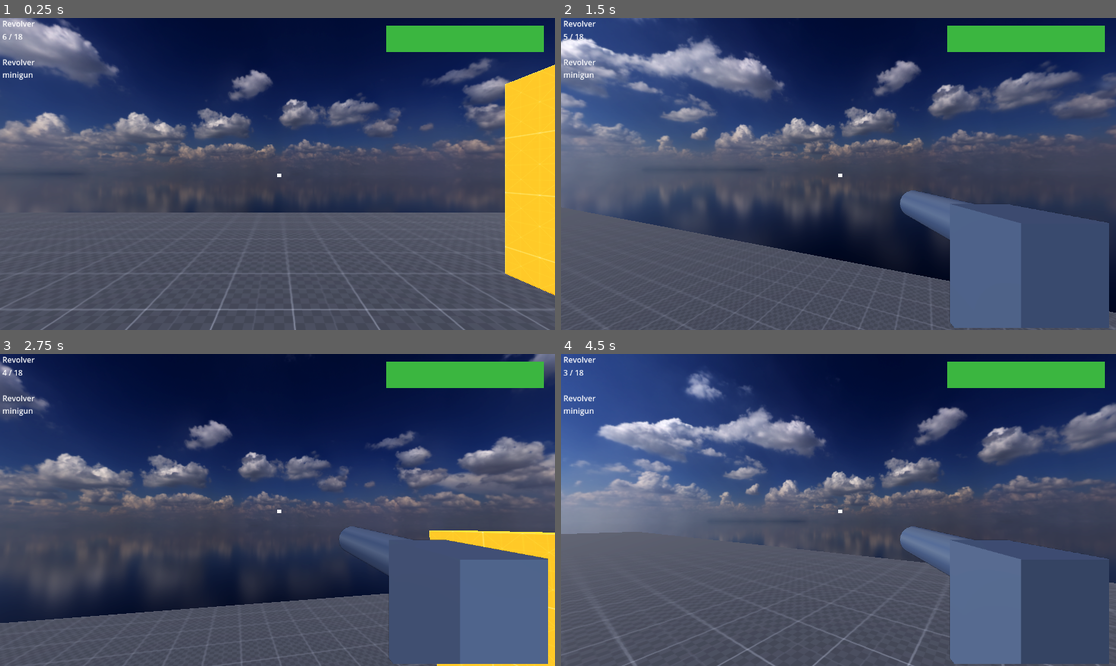
Above: before the commit, frames 1-4 (two rows, left to right).
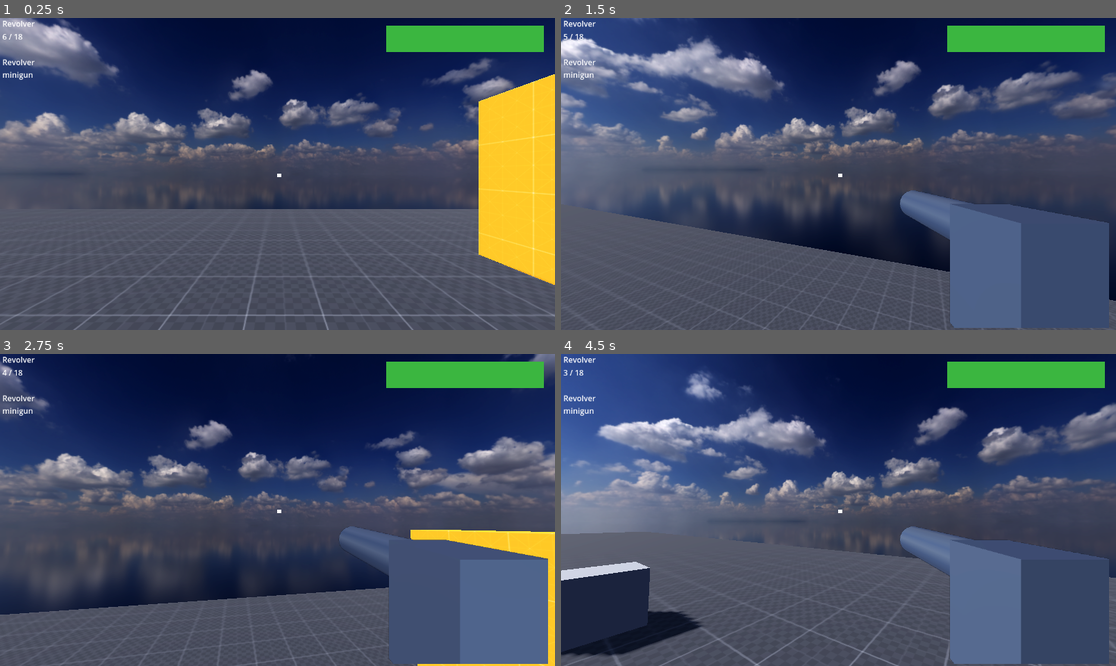
Above: after the commit, the same moments.

Repository: Inquisitor718/MadCow
Game: Godot game, scene res://scenes/main.tscn
Two runs of this game, one before a commit and one after it. Both use one fixed random seed, a clock stepped at 60 frames per second and the inputs below.
Inputs (mouse positions are in pixels of both pictures, inside the frame that each line leads up to):
- Up to frame 1 (0.25 s): no input
- Up to frame 2 (1.5 s): tap Enter (ui_accept) at 0.5, 0.8, 1.35 s; move the mouse to (866, 174) at 0.52 s; press the mouse at (866, 174) at 0.53 s; hold Up (ui_up) from 0.53 s (still down); tap Space (jump) at 0.77, 1.07 s; move the mouse to (810, 174) at 1.27 s; release the mouse at (810, 174) at 1.28 s
- Up to frame 3 (2.75 s): keep holding Up (ui_up); tap Space (jump) at 1.52, 1.55, 1.82, 2.1 s; move the mouse to (288, 503) at 2.02 s; press the mouse at (288, 503) at 2.03 s
- Up to frame 4 (4.5 s): keep holding Up (ui_up); move the mouse to (832, 516) at 2.77 s; release the mouse at (832, 516) at 2.78 s; click (832, 516) at 2.85 s; tap Space (jump) at 3.02, 3.32, 3.77, 3.8, 4.07 s; tap Enter (ui_accept) at 3.05 s; move the mouse to (877, 513) at 3.52 s; hold Ctrl (crouch) 3.53-4.28 s; move the mouse to (794, 506) at 4.27 s; tap E (free_look) at 4.35 s

The runs differ from the first frame. In frame 1, 5.8% of the frame differs, in the area x 0-100%, y 14-100%; in frame 2, 1.5%; in frame 3, 2.0%; in frame 4, 6.2%, in the area x 0-100%, y 57-100%.

Commit message:
Revert "Merge branch 'Player_Sarvesh' of https://github.com/Inquisitor718/MadCow into Player_Sarvesh"
This reverts commit 953d35e9ebc5794965e3a0cb076d21ec5e8e7420, reversing
changes made to 186166ed89bbaf6fb50706ccd3a7f8a1dcd563b4.

Diff:
--- a/madcow-decease/scenes/enemy.tscn
+++ b/madcow-decease/scenes/enemy.tscn
@@ -3,7 +3,7 @@
 [ext_resource type="Script" uid="uid://dg5usppean0mn" path="res://scripts/enemy.gd" id="1_7p1mj"]
 
 [sub_resource type="SphereShape3D" id="SphereShape3D_md0e3"]
-radius = 10.0
+radius = 8.0
 
 [sub_resource type="CapsuleShape3D" id="CapsuleShape3D_7p1mj"]
 
@@ -85,16 +85,14 @@
 transform = Transform3D(-4.37114e-08, -1, 0, 1, -4.37114e-08, 0, 0, 0, 1, 0.124811, -0.0577605, 0.0625288)
 mesh = SubResource("CapsuleMesh_5uy6h")
 
-[node name="RayCast3D" type="RayCast3D" parent="."]
+[node name="Eyes" type="Node3D" parent="."]
+
+[node name="RayCast3D" type="RayCast3D" parent="Eyes"]
 transform = Transform3D(1, 0, 0, 0, 1, 0, 0, 0, 1, 0, 0.5, 0)
 target_position = Vector3(0, 0, -10)
 debug_shape_thickness = 5
 
-[node name="Eyes" type="Node3D" parent="."]
-
 [node name="ShootTimer" type="Timer" parent="."]
-
-[node name="NavigationAgent3D" type="NavigationAgent3D" parent="."]
 
 [connection signal="body_entered" from="SightRange" to="." method="_on_sight_range_body_entered"]
 [connection signal="body_exited" from="SightRange" to="." method="_on_sight_range_body_exited"]
--- a/madcow-decease/scenes/level.tscn
+++ b/madcow-decease/scenes/level.tscn
@@ -1,7 +1,9 @@
-[gd_scene load_steps=5 format=3 uid="uid://ccb1x31rk1xrh"]
+[gd_scene load_steps=7 format=3 uid="uid://ccb1x31rk1xrh"]
 
 [ext_resource type="Texture2D" uid="uid://ddvi8x568u7vh" path="res://assets/textures/dev/grids/Dark/texture_07.png" id="1_2q6dc"]
 [ext_resource type="Texture2D" uid="uid://cumosmcfe46rx" path="res://assets/textures/dev/grids/Orange/texture_05.png" id="2_w7c3h"]
+[ext_resource type="PackedScene" uid="uid://c6qqhoiccfc6n" path="res://scenes/player_S_.tscn" id="3_w8frs"]
+[ext_resource type="PackedScene" uid="uid://mx076i2bgxwe" path="res://scenes/test_enemy.tscn" id="4_mx8sn"]
 
 [sub_resource type="StandardMaterial3D" id="StandardMaterial3D_j1pjq"]
 albedo_texture = ExtResource("1_2q6dc")
@@ -24,3 +26,9 @@
 transform = Transform3D(1, 0, 0, 0, 1, 0, 0, 0, 1, 4.5, 2.25, 0)
 size = Vector3(1, 3.5, 8)
 material = SubResource("StandardMaterial3D_w8frs")
+
+[node name="Player" parent="." instance=ExtResource("3_w8frs")]
+transform = Transform3D(1, 0, 0, 0, 1, 0, 0, 0, 1, -0.59694, 1.53298, 0.65011)
+
+[node name="test_enemy" parent="." instance=ExtResource("4_mx8sn")]
+transform = Transform3D(1, 0, 0, 0, 1, 0, 0, 0, 1, -6, 1, 0)
--- a/madcow-decease/scenes/main.tscn
+++ b/madcow-decease/scenes/main.tscn
@@ -2,8 +2,7 @@
 
 [ext_resource type="Texture2D" uid="uid://brivwk7k870tw" path="res://assets/hdris/kloofendal_48d_partly_cloudy_puresky_2k.hdr" id="1_sugp2"]
 [ext_resource type="PackedScene" uid="uid://ccb1x31rk1xrh" path="res://scenes/level.tscn" id="2_jyhfs"]
-[ext_resource type="PackedScene" uid="uid://c6qqhoiccfc6n" path="res://scenes/player_S_.tscn" id="3_sugp2"]
-[ext_resource type="PackedScene" uid="uid://d4ngn0yl2kq33" path="res://scenes/enemy.tscn" id="4_jyhfs"]
+[ext_resource type="Script" uid="uid://bepvssds3fs57" path="res://scripts/Movement.gd" id="3_sugp2"]
 
 [sub_resource type="PanoramaSkyMaterial" id="PanoramaSkyMaterial_sugp2"]
 panorama = ExtResource("1_sugp2")
@@ -18,9 +17,10 @@
 tonemap_mode = 2
 glow_enabled = true
 
-[sub_resource type="NavigationMesh" id="NavigationMesh_sugp2"]
-vertices = PackedVector3Array(4.5, 1, 9.5, 4.5, 1, 4.75, 3.5, 1, 4.5, -49.5, 1, 9.5, 3.5, 1, -4.25, 4.75, 1, -4.5, 4.75, 1, -9.5, -49.5, 1, -9.5, 5.75, 1, -4.25, 49.5, 1, -9.5, 5.75, 1, 4.25, 49.5, 1, 9.5)
-polygons = [PackedInt32Array(1, 0, 2), PackedInt32Array(2, 0, 3), PackedInt32Array(5, 4, 6), PackedInt32Array(6, 4, 7), PackedInt32Array(2, 3, 4), PackedInt32Array(4, 3, 7), PackedInt32Array(5, 6, 8), PackedInt32Array(8, 6, 9), PackedInt32Array(1, 10, 0), PackedInt32Array(0, 10, 11), PackedInt32Array(8, 9, 10), PackedInt32Array(10, 9, 11)]
+[sub_resource type="CapsuleShape3D" id="CapsuleShape3D_0wfyh"]
+
+[sub_resource type="CapsuleShape3D" id="CapsuleShape3D_sugp2"]
+height = 1.2
 
 [node name="Main" type="Node3D"]
 
@@ -33,16 +33,30 @@
 [node name="WorldEnvironment" type="WorldEnvironment" parent="."]
 environment = SubResource("Environment_tipki")
 
-[node name="NavigationRegion3D" type="NavigationRegion3D" parent="."]
-navigation_mesh = SubResource("NavigationMesh_sugp2")
-navigation_layers = 17
+[node name="level" parent="." instance=ExtResource("2_jyhfs")]
 
-[node name="level" parent="NavigationRegion3D" instance=ExtResource("2_jyhfs")]
+[node name="Player" type="CharacterBody3D" parent="."]
+transform = Transform3D(1, 0, 0, 0, 1, 0, 0, 0, 1, -4, 1.5, 0)
+script = ExtResource("3_sugp2")
 
-[node name="Player" parent="." instance=ExtResource("3_sugp2")]
-transform = Transform3D(1, 0, 0, 0, 1, 0, 0, 0, 1, -0.20854, 1.60383, -0.238947)
+[node name="StandingCollisionShape3D" type="CollisionShape3D" parent="Player"]
+shape = SubResource("CapsuleShape3D_0wfyh")
 
-[node name="Enemy" parent="." node_paths=PackedStringArray("navigation_region") instance=ExtResource("4_jyhfs")]
-transform = Transform3D(-4.37114e-08, 0, -1, 0, 1, 0, 1, 0, -4.37114e-08, -43, 1.5, 0)
-collision_layer = 17
-navigation_region = NodePath("../NavigationRegion3D")
+[node name="CrouchingCollisionShape3D" type="CollisionShape3D" parent="Player"]
+transform = Transform3D(1, 0, 0, 0, 1, 0, 0, 0, 1, 0, -0.4, 0)
+shape = SubResource("CapsuleShape3D_sugp2")
+disabled = true
+
+[node name="RayCast3D" type="RayCast3D" parent="Player"]
+transform = Transform3D(1, 0, 0, 0, -2, 1.50996e-07, 0, -3.01992e-07, -1, 0, -1, 0)
+debug_shape_custom_color = Color(0, 0, 0.756863, 1)
+debug_shape_thickness = 3
+
+[node name="neck" type="Node3D" parent="Player"]
+transform = Transform3D(-4.37114e-08, 0, -1, 0, 1, 0, 1, 0, -4.37114e-08, 0, 0.8, 0)
+
+[node name="head" type="Node3D" parent="Player/neck"]
+
+[node name="eyes" type="Node3D" parent="Player/neck/head"]
+
+[node name="Camera3D" type="Camera3D" parent="Player/neck/head/eyes"]
--- a/madcow-decease/scenes/player_S_.tscn
+++ b/madcow-decease/scenes/player_S_.tscn
@@ -272,12 +272,6 @@
 &"RevolverReload": SubResource("Animation_jdn2x"),
 &"RevolverShoot": SubResource("Animation_lk2ay")
 }
-
-[sub_resource type="StandardMaterial3D" id="StandardMaterial3D_flsqn"]
-albedo_color = Color(0, 0.717647, 0, 1)
-
-[sub_resource type="CapsuleMesh" id="CapsuleMesh_4j2pt"]
-material = SubResource("StandardMaterial3D_flsqn")
 
 [node name="Player" type="CharacterBody3D" groups=["player_S"]]
 script = ExtResource("1_gkn25")
@@ -387,9 +381,6 @@
 unique_name_in_owner = true
 transform = Transform3D(1, 0, 0, 0, 1, 0, 0, 0, 1, 0.330302, -0.110232, -0.826832)
 
-[node name="MeshInstance3D" type="MeshInstance3D" parent="."]
-mesh = SubResource("CapsuleMesh_4j2pt")
-
 [connection signal="Update_Ammo" from="Head/Camera3D/W_Manager" to="CanvasLayer" method="_on_w_manager_update_ammo"]
 [connection signal="Update_Weapon_Stack" from="Head/Camera3D/W_Manager" to="CanvasLayer" method="_on_w_manager_update_weapon_stack"]
 [connection signal="Weapon_Change" from="Head/Camera3D/W_Manager" to="CanvasLayer" method="_on_w_manager_weapon_change"]
--- a/madcow-decease/scripts/enemy.gd
+++ b/madcow-decease/scripts/enemy.gd
@@ -9,57 +9,42 @@
 var state = IDLE
 var target
 
-@export var TURN_SPEED = 3
-@export var enemy_health = 500
+const TURN_SPEED = 3
+const SPEED = 5.0
+const JUMP_VELOCITY = 4.5
 
-@onready var eyes: Node3D = $Eyes
-@onready var ray_cast_3d: RayCast3D = $RayCast3D
-@onready var navigation_agent_3d: NavigationAgent3D = $NavigationAgent3D
-@export var navigation_region: NavigationRegion3D
-@onready var shoot_timer: Timer = $ShootTimer
 
 func _on_sight_range_body_entered(body: Node3D) -> void:
-	if body.is_in_group("Player") || body.is_in_group("player_S"):
-		state = TRACKING
-		target = body
-		shoot_timer.start()
+	pass
 
 
 func _on_sight_range_body_exited(body: Node3D) -> void:
-	state = IDLE
-	shoot_timer.stop()
+	pass
+
 
 func _on_shoot_timer_timeout() -> void:
-	if ray_cast_3d.is_colliding():
-		var hit = ray_cast_3d.get_collider()
-		if hit == target:
-			hit.dmg(20)
-			print("Hit!")
+	pass
 
 
+func _physics_process(delta: float) -> void:
+	# Add the gravity.
+	if not is_on_floor():
+		velocity += get_gravity() * delta
 
-func set_movement_target(target: Vector3):
-	navigation_agent_3d.set_target_position(target)
+	# Handle jump.
+	if Input.is_action_just_pressed("ui_accept") and is_on_floor():
+		velocity.y = JUMP_VELOCITY
 
-func patroll():
-	var vertices = navigation_region.navigation_mesh.get_vertices()
-	if vertices.size() > 0:
-		set_movement_target(vertices[randi_range(0, vertices.size() - 1)])
+	var input_dir := Input.get_vector("ui_left", "ui_right", "ui_up", "ui_down")
+	var direction := (transform.basis * Vector3(input_dir.x, 0, input_dir.y)).normalized()
+	if direction:
+		velocity.x = direction.x * SPEED
+		velocity.z = direction.z * SPEED
+	else:
+		velocity.x = move_toward(velocity.x, 0, SPEED)
+		velocity.z = move_toward(velocity.z, 0, SPEED)
 
-func Hit(dmg):
-	enemy_health -= dmg
-	print("Enemy Health:", enemy_health)
-	if enemy_health <= 0:
-		queue_free()
-
-func _physics_process(delta: float) -> void:
-	match state:
-		IDLE:
-			patroll()
-		TRACKING:
-			eyes.look_at(target.global_transform.origin, Vector3.UP)
-			rotate_y(deg_to_rad(eyes.rotation.y * TURN_SPEED))
-
+	move_and_slide()
 
 
 
Not shown: 1 places in madcow-decease/scenes/player_S_.tscn that only renumber resources
